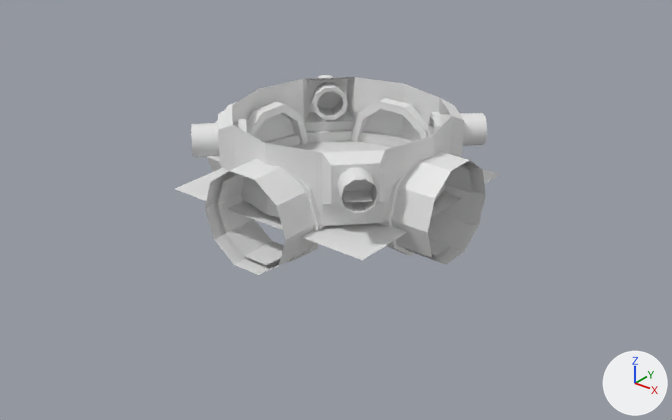
Before and after pictures for a commit that changed the FBX model Assets/Models/Sewers.fbx.
The view is the same before and after, from a camera (50 mm lens) standing at (57.0, -71.9, 40.6) and looking at (1.4, -2.4, -2.5). Lighting does not change. The marker at lower right points along +X, +Y and +Z. Where no turn or scale is listed for an object, it has been applied to the vertices.

The scene before the commit, as lines of its bpy script (objects in view):
```python
me_mesh = bpy.data.meshes.new('Mesh')
me_mesh.from_pydata([(-12.5, -12.5, 0.0), (12.5, -12.5, 0.0), (-12.5, 12.5, 0.0), (12.5, 12.5, 0.0)], [], [(0, 1, 3, 2)])
me_mesh_003 = bpy.data.meshes.new('Mesh.003')
me_mesh_003.from_pydata(...)  # 60 vertices, 49 faces; spans x -11.5..11.5, y -11.5..11.5, z 0.0..7.6
me_mesh_004 = bpy.data.meshes.new('Mesh.004')
me_mesh_004.from_pydata(...)  # 240 vertices, 200 faces; spans x -14.8..14.8, y -25.1..4.5, z -5.5..5.5
me_mesh_005 = bpy.data.meshes.new('Mesh.005')
me_mesh_005.from_pydata(...)  # 36 vertices, 24 faces; spans x -11.5..11.5, y -11.5..11.5, z 0.0..1.2
me_mesh_006 = bpy.data.meshes.new('Mesh.006')
me_mesh_006.from_pydata(...)  # 200 vertices, 200 faces; spans x -606.0..606.0, y -76.0..76.0, z -604.0..606.0
me_mesh_007 = bpy.data.meshes.new('Mesh.007')
me_mesh_007.from_pydata(...)  # 12 vertices, 5 faces; spans x -2.42..3.91, y -3.63..2.67, z -3.75..0.27
ob_25by25 = bpy.data.objects.new('25by25', me_mesh)
ob_25by25.location = (0.0, 0.0, -0.39)
ob_arena = bpy.data.objects.new('Arena', me_mesh_003)
ob_arena.location = (0.0, 0.0, 0.0)
ob_ball_pipes = bpy.data.objects.new('Ball pipes', me_mesh_006)
ob_ball_pipes.location = (0.0, 0.0, 4.99)
ob_ball_pipes.rotation_euler = (1.571, 0.0, -0.785)  # degrees (90, 0, -45)
ob_ball_pipes.scale = (0.0254, 0.0254, 0.0254)
ob_bricks = bpy.data.objects.new('bricks', me_mesh_005)
ob_bricks.location = (0.0, 0.0, 0.0)
ob_cylinder003 = bpy.data.objects.new('Cylinder003', me_mesh_004)
ob_cylinder003.location = (-0.01, 10.22, 0.34)
ob_plane001 = bpy.data.objects.new('Plane001', me_mesh_007)
ob_plane001.location = (7.74, -8.07, 4.09)
```
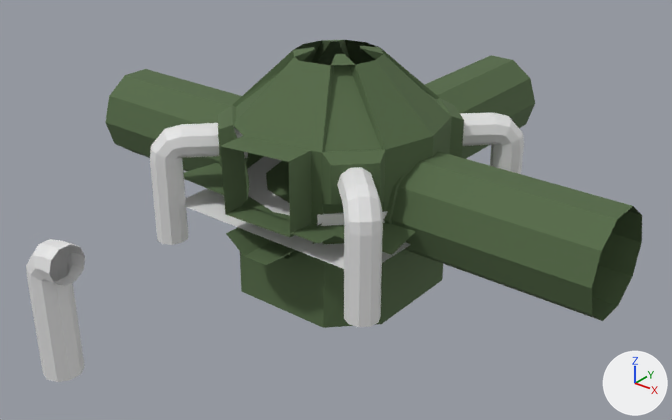
Pixel boxes (x1, y1, x2, y2) of what changed, in the pictures (672 x 420 px; the box of a moved part takes in the faces that stretch with it):
'Arena', reshaped (118% wider, 93% taller)
    before: (218, 77, 464, 226)
    after: (105, 40, 642, 328)
'Cylinder003', deleted
    before: (205, 98, 486, 275)
'Ball pipes', reshaped
    before: (191, 75, 487, 213)
    after: (150, 113, 524, 327)
'Pipe', added
    after: (26, 239, 85, 382)
'25by25', moved
    before: (175, 168, 500, 260)
    after: (184, 189, 411, 269)
'Floor', added (green)
    after: (184, 156, 415, 255)
'Ritils', added
    after: (247, 156, 290, 215)
'Plane001', deleted
    before: (342, 189, 372, 202)
part 1 of me_mesh_006, built on
    before: (429, 113, 487, 146)
    after: (337, 167, 383, 327)
part 2 of me_mesh_006, built on
    before: (337, 167, 378, 213)
    after: (150, 123, 239, 245)
part 3 of me_mesh_006, built on
    before: (313, 75, 344, 116)
    after: (460, 113, 524, 174)
part 4 of me_mesh_003, built on
    before: (232, 77, 452, 226)
    after: (105, 40, 642, 328)
part 5 of me_mesh_005, moved or reshaped
    before: (264, 130, 412, 147)
    after: (317, 211, 387, 226)

Patch to the scene script:
```diff
--- a/Assets/Models/Sewers.fbx.py
+++ b/Assets/Models/Sewers.fbx.py
@@ mat_01___default @@
+mat_01___default = principled_material('01 - Default')
+mat_01___default.base_color = (0.0863, 0.141, 0.0588)  # dark green #536945
+mat_01___default.roughness = 0.859
@@ mat_02___default @@
+mat_02___default = principled_material('02 - Default')
+mat_02___default.base_color = (0.588, 0.588, 0.588)  # light grey #cacaca
+mat_02___default.roughness = 0.859
@@ me_mesh_006 @@
 # used by ob_ball_pipes; location = (0.0, 0.0, 4.99); rotation_euler = (1.571, 0.0, -0.785), in degrees (90, 0, -45); scale = (0.0254, 0.0254, 0.0254)
-me_mesh_006.from_pydata(...)  # 200 vertices, 200 faces; spans x -606.0..606.0, y -76.0..76.0, z -604.0..606.0
+me_mesh_006.from_pydata(...)  # 424 vertices, 392 faces; spans x -781.0..782.0, y -439.0..76.0, z -780.0..780.0
+# me_mesh_006 part 1: 10 vertices removed from x -68.0..68.0, y -64.0..64.0, z -604.0; 66 vertices added at x -68.0..68.0, y -439.0..64.0, z -780.0..-593.0
+# me_mesh_006 part 2: 10 vertices removed from x 606.0, y -64.0..64.0, z -68.0..68.0; 66 vertices added at x 594.0..782.0, y -439.0..64.0, z -67.0..68.0
+# me_mesh_006 part 3: 10 vertices removed from x -606.0, y -64.0..64.0, z -68.0..68.0; 66 vertices added at x -781.0..-598.0, y -439.0..64.0, z -68.0..67.0
@@ me_mesh_003 @@
 # used by ob_arena; location = (0.0, 0.0, 0.0)
-me_mesh_003.from_pydata(...)  # 60 vertices, 49 faces; spans x -11.5..11.5, y -11.5..11.5, z 0.0..7.6
+me_mesh_003.from_pydata(...)  # 602 vertices, 1193 faces; spans x -32.6..31.4, y -13.7..34.0, z -11.6..14.5
+# me_mesh_003 part 4: 7 vertices removed from x -11.5..11.5, y -11.5..11.5, z 0.0..7.6; 549 vertices added at x -32.6..31.4, y -13.7..34.0, z -11.6..14.5
+me_mesh_003.materials.append(mat_01___default)  # dark green #536945
@@ me_mesh_005 @@
 # used by ob_bricks; location = (0.0, 0.0, 0.0)
-me_mesh_005.from_pydata(...)  # 36 vertices, 24 faces; spans x -11.5..11.5, y -11.5..11.5, z 0.0..1.2
+me_mesh_005.from_pydata(...)  # 32 vertices, 24 faces; spans x -10.6..10.7, y -10.5..10.7, z 0.0..1.2
+# me_mesh_005 part 5
+# 28 vertices are removed from x -11.5..11.5, y -11.5..11.5, z 0.0..1.2
+# 24 faces are deleted
+# 16 vertices are added at x -10.6..10.7, y -10.5..10.7, z 0.0..1.2
+# 8 new vertices lie (0.0, 0.0, 1.2) away from vertices in x -10.6..10.7, y -10.5..10.7, z 0.0
+# 24 new faces join them
@@ me_mesh_008 @@
+me_mesh_008.from_pydata(...)  # 48 vertices, 24 faces; spans x -10.7..10.7, y -10.7..10.7, z -0.1..0.0
+me_mesh_008.materials.append(mat_02___default)  # its picture is missing
@@ me_mesh_007_1 @@
+me_mesh_007_1.from_pydata(...)  # 60 vertices, 50 faces; spans x -3.56..0.85, y -37.01..-33.58, z -11.15..1.63
@@ me_mesh_006_1 @@
+me_mesh_006_1.from_pydata(...)  # 88 vertices, 74 faces; spans x -14.4..14.4, y -11.2..11.6, z -2.2..0.0
+me_mesh_006_1.materials.append(mat_01___default)  # dark green #536945
@@ ob_plane001 @@
-ob_plane001 = bpy.data.objects.new('Plane001', me_mesh_007)
-ob_plane001.location = (7.74, -8.07, 4.09)
@@ ob_25by25 @@
 ob_25by25 = bpy.data.objects.new('25by25', me_mesh)
-ob_25by25.location = (0.0, 0.0, -0.39)
+ob_25by25.location = (0.0, 0.0, -2.02)
@@ ob_cylinder003 @@
-ob_cylinder003 = bpy.data.objects.new('Cylinder003', me_mesh_004)
-ob_cylinder003.location = (-0.01, 10.22, 0.34)
@@ ob_ritils @@
+ob_ritils = bpy.data.objects.new('Ritils', me_mesh_008)
+ob_ritils.location = (0.0, 0.0, 0.0)
@@ ob_pipe @@
+ob_pipe = bpy.data.objects.new('Pipe', me_mesh_007_1)
+ob_pipe.location = (0.0, 0.0, 4.99)
@@ ob_floor @@
+ob_floor = bpy.data.objects.new('Floor', me_mesh_006_1)
+ob_floor.location = (0.0, 0.0, 0.0)
```
